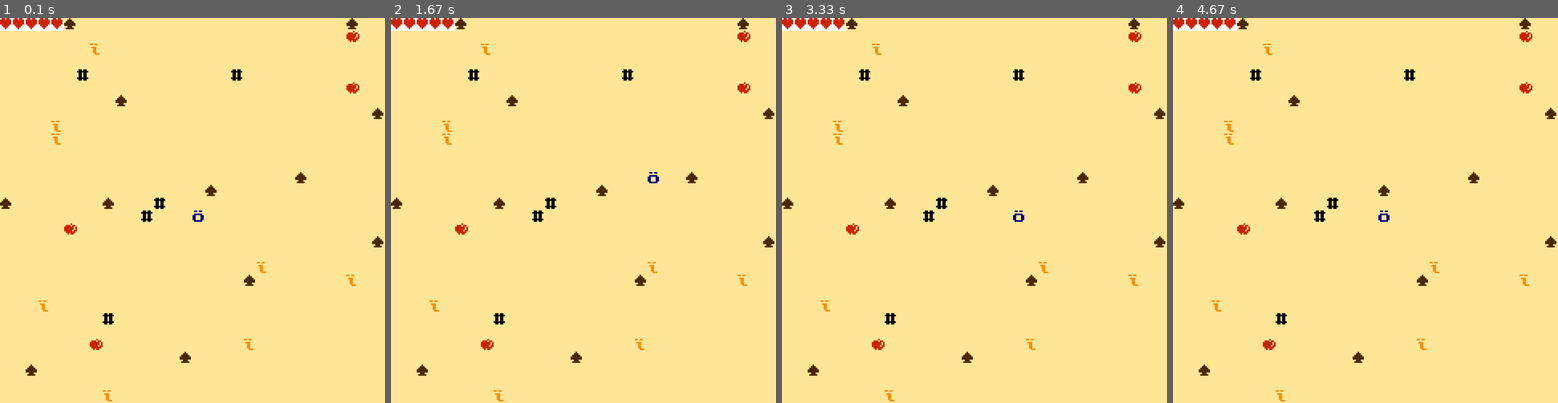
Above: before the commit, frames 1-4 (left to right).
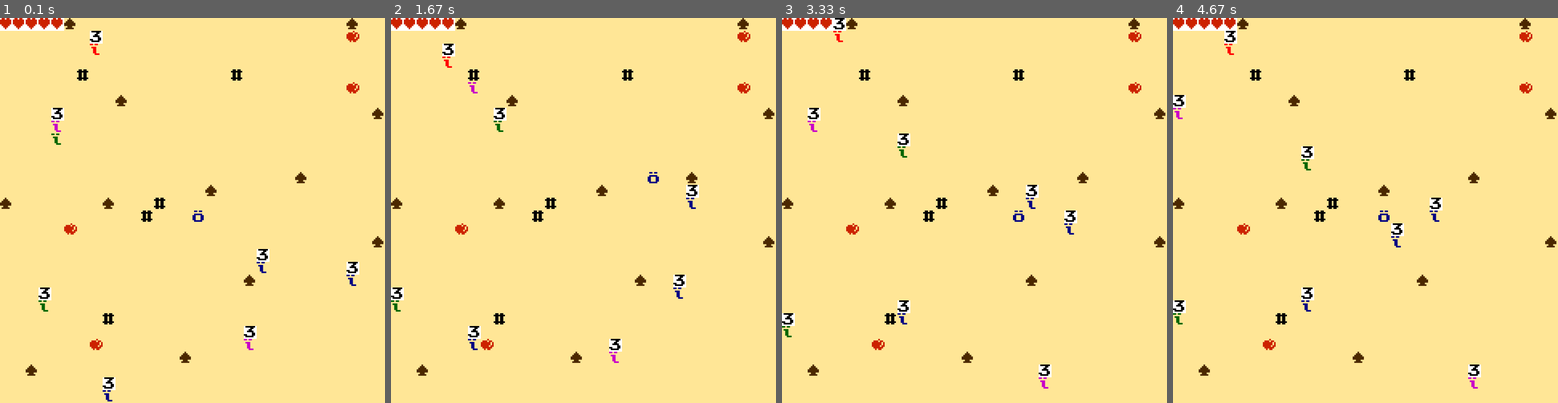
Above: after the commit, the same moments.

Repository: EuMiguelll/Projeto-Python-Individual-EuMiguel
Game: pygame game, started from codigo/jogo.py
The game is run twice, just before and just after one commit, with the same random seed, the same clock (stepped at 60 frames per second) and the same inputs.
Inputs:
- Up to frame 1 (0.1 s): no input
- Up to frame 2 (1.67 s): hold Right 0.33-0.8 s; hold Up 0.83-1.28 s; hold Right from 1.32 s (still down)
- Up to frame 3 (3.33 s): release Right at 1.8 s; hold Left 1.83-2.37 s; hold Down 2.4-2.92 s; tap I at 2.95 s
- Up to frame 4 (4.67 s): tap J at 3.62 s; hold Left from 4.25 s (still down)

The runs differ from the first frame. In frame 1, 1.0% of the frame differs, in the area x 10-94%, y 3-100%; in frame 2, 1.3%; in frame 3, 1.4%; in frame 4, 1.4%, in the area x 0-93%, y 3-100%.

Commit message:
monstros conseguem se mexer, agr da pra matar monstros, quando vc bate no monstro ou vc ataca ele e tira 1hp dele ou ele tem uma chance de 20% de te dar dano, o monstro tem 3hp. O monstro se mexe e nao sai do mapa nem vai em cima de objetos e posicoes ocupadas - Proficiente feito

Diff:
--- a/codigo/inicializacao.py
+++ b/codigo/inicializacao.py
@@ -1,4 +1,4 @@
-from random import randint
+from random import *
 
 from constantes import *  # Você pode usar as constantes definidas em constantes.py, se achar útil
                           # Por exemplo, usar a constante CORACAO é o mesmo que colocar a string '❤'
@@ -12,7 +12,7 @@
     # Além disso, a posição gerada deve ser adicionada à lista de posições ocupadas.
 
     #ocupa o espaco do coracao
-    for x in range (0,5):
+    for x in range(0,5):
         posicoes_ocupadas.append([x,0])
 
     #gera uma posicao desocupada
@@ -43,13 +43,28 @@
     """
     objetos = []
 
-    for i in range(quantidade):
-        posicao = gera_posicao_desocupada(posicoes_ocupadas, largura_mapa, altura_mapa)
-        objetos.append({
-            'tipo': tipo,
-            'posicao': posicao,
-            'cor': cor,
-        })
+    if tipo != MONSTRO:
+        for i in range(quantidade):
+            posicao = gera_posicao_desocupada(posicoes_ocupadas, largura_mapa, altura_mapa)
+            objetos.append({
+                'tipo': tipo,
+                'posicao': posicao,
+                'cor': cor,
+            })
+
+    cores = [[0, 0, 0], [0, 180, 0], [0, 100, 0], [0, 0, 130], [255, 0, 0], [200, 0, 200]]
+
+    if tipo == MONSTRO:
+        for i in range(quantidade):
+            posicao = gera_posicao_desocupada(posicoes_ocupadas, largura_mapa, altura_mapa)
+            objetos.append({
+                'tipo': tipo,
+                'posicao': posicao,
+                'cor': choice(cores),
+                'vida': 3,
+                'moveu_para': '',
+                'probabilidade_de_ataque': 0.2,
+            })
 
     return objetos
 
@@ -101,7 +116,7 @@
     objetos = []
     objetos += gera_objetos(5, CORACAO, VERMELHO, largura_mapa, altura_mapa, posicoes_ocupadas)
     objetos += gera_objetos(12, ESPINHO, VERDE_CLARO, largura_mapa, altura_mapa, posicoes_ocupadas)
-    objetos += gera_objetos(8, MONSTRO, MARROM_ESCURO, largura_mapa, altura_mapa, posicoes_ocupadas)
+    objetos += gera_objetos(8, MONSTRO, BRANCO, largura_mapa, altura_mapa, posicoes_ocupadas)
     objetos += gera_objetos(5, PAREDE, MARROM_ESCURO, largura_mapa, altura_mapa, posicoes_ocupadas)
 
     return {
@@ -112,4 +127,5 @@
         'objetos': objetos,
         'mapa': mapa,
         'mensagem': '',  # Use esta mensagem para mostrar mensagens ao jogador, como "Você perdeu uma vida" ou "Você ganhou uma vida"
+        'posicoes_ocupadas': posicoes_ocupadas
     }
--- a/codigo/tela_jogo.py
+++ b/codigo/tela_jogo.py
@@ -3,6 +3,8 @@
                           # diretamente no código
 import motor_grafico as motor  # Utilize as funções do arquivo motor_grafico.py para desenhar na tela
                                # Por exemplo: motor.preenche_fundo(janela, [0, 0, 0]) preenche o fundo de preto
+
+from random import *
 
 
 def desenha_tela(janela, estado, altura_tela, largura_tela):
@@ -33,7 +35,9 @@
         elif objeto["tipo"] == PAREDE:
             motor.desenha_string(janela, objeto["posicao"][0], objeto["posicao"][1], PAREDE,AMARELO_PRAIA, PRETO)
         elif objeto["tipo"] == MONSTRO:
-            motor.desenha_string(janela, objeto["posicao"][0], objeto["posicao"][1], MONSTRO, AMARELO_PRAIA, LARANJA)
+            motor.desenha_string(janela, objeto["posicao"][0], objeto["posicao"][1], MONSTRO, AMARELO_PRAIA, objeto["cor"])
+            qnt_vidas = objeto["vida"]
+            motor.desenha_string(janela, objeto["posicao"][0], objeto["posicao"][1]-1, f"{qnt_vidas}", BRANCO, PRETO)
 
     #desenha o personagem principal
     motor.desenha_string(janela, estado["pos_jogador"][0], estado["pos_jogador"][1], JOGADOR, AMARELO_PRAIA, AZUL)
@@ -54,9 +58,12 @@
     # Começamos apagando a mensagem anterior, pois ela já foi mostrada no frame anterior
     estado['mensagem'] = ''
 
+    posicoes_ocupadas2 = []
+
     # Escreva seu código para atualizar o dicionário "estado" com base na tecla apertada pelo jogador aqui
     #andar direita e esquerda
-    if tecla == motor.SETA_DIREITA and estado["pos_jogador"][0] < 29 :
+
+    if tecla == motor.SETA_DIREITA and estado["pos_jogador"][0] < 29:
         estado["pos_jogador"][0]+=1
         moveu = "direita"
     if tecla == motor.SETA_ESQUERDA and estado["pos_jogador"][0] > 0:
@@ -70,14 +77,66 @@
         estado["pos_jogador"][1]+=1
         moveu = "baixo"
 
+    #monstro escolhe localizacao aleatoriamente para se mover, sem sair do mapa
+    for objeto in estado["objetos"]:
+        if objeto["tipo"] == MONSTRO:
+            escolha_aleatória = randint(1,8)
+
+            if escolha_aleatória == 1:
+                if objeto["posicao"][0] > 0 and objeto["posicao"][1]  >0 and [objeto["posicao"][0]-1,objeto["posicao"][1]-1] not in posicoes_ocupadas2:
+                    objeto["posicao"][0] -=1
+                    objeto["posicao"][1] -=1
+                    objeto["moveu_para"] = "cima_esquerda"
+                    posicoes_ocupadas2.append([objeto["posicao"][0],objeto["posicao"][1]])
+            elif escolha_aleatória == 2:
+                if objeto["posicao"][1] > 0 and [objeto["posicao"][0],objeto["posicao"][1]-1] not in posicoes_ocupadas2:
+                    objeto["posicao"][1] -=1
+                    objeto["moveu_para"] = "cima"
+                    posicoes_ocupadas2.append([objeto["posicao"][0],objeto["posicao"][1]])
+            elif escolha_aleatória == 3:
+                if objeto["posicao"][0] < 29 and objeto["posicao"][1]  >0 and [objeto["posicao"][0]+1,objeto["posicao"][1]-1] not in posicoes_ocupadas2:
+                    objeto["posicao"][0] +=1
+                    objeto["posicao"][1] -=1
+                    objeto["moveu_para"] = "cima_direita"
+                    posicoes_ocupadas2.append([objeto["posicao"][0],objeto["posicao"][1]])
+            elif escolha_aleatória == 4:
+                if objeto["posicao"][0] < 29 and [objeto["posicao"][0]+1,objeto["posicao"][1]] not in posicoes_ocupadas2:
+                    objeto["posicao"][0] +=1
+                    objeto["moveu_para"] = "direita"
+                    posicoes_ocupadas2.append([objeto["posicao"][0],objeto["posicao"][1]])
+            elif escolha_aleatória == 5:
+                if objeto["posicao"][0] < 29 and objeto["posicao"][1] < 29 and [objeto["posicao"][0]+1,objeto["posicao"][1]+1] not in posicoes_ocupadas2:
+                    objeto["posicao"][0] +=1
+                    objeto["posicao"][1] +=1
+                    objeto["moveu_para"] = "baixo_direita"
+                    posicoes_ocupadas2.append([objeto["posicao"][0],objeto["posicao"][1]])
+            elif escolha_aleatória == 6:
+                if objeto["posicao"][1] < 29 and [objeto["posicao"][0],objeto["posicao"][1]+1] not in posicoes_ocupadas2:
+                    objeto["posicao"][1] +=1
+                    objeto["moveu_para"] = "baixo"
+                    posicoes_ocupadas2.append([objeto["posicao"][0],objeto["posicao"][1]])
+            elif escolha_aleatória == 7:
+                if objeto["posicao"][0] > 0 and objeto["posicao"][1] < 29 and [objeto["posicao"][0]-1,objeto["posicao"][1]+1] not in posicoes_ocupadas2:
+                    objeto["posicao"][0] -=1
+                    objeto["posicao"][1] +=1
+                    objeto["moveu_para"] = "baixo_esquerda"
+                    posicoes_ocupadas2.append([objeto["posicao"][0],objeto["posicao"][1]])
+            elif escolha_aleatória == 8:
+                if objeto["posicao"][0] > 0 and [objeto["posicao"][0]-1,objeto["posicao"][1]] not in posicoes_ocupadas2:
+                    objeto["posicao"][0] -=1
+                    objeto["moveu_para"] = "esquerda"
+                    posicoes_ocupadas2.append([objeto["posicao"][0],objeto["posicao"][1]])
+
 
     #checa se o jogador está tocando em um espinho ou coracao ou parede
 
     for objeto in estado["objetos"]:
+        #checa se o jogador está tocando em um espinho:
         if objeto["tipo"] == ESPINHO:
             if objeto["posicao"] == estado["pos_jogador"]:
                 estado["mensagem"] = "VOCE TOCOU NO ESPINHO!! -1HP"
                 estado["vidas"] -=1
+        #checa se o jogador está tocando em um coracao:
         elif objeto["tipo"] == CORACAO:
             if objeto["posicao"] == estado["pos_jogador"]:
                 if estado["vidas"] < estado["max_vidas"]:
@@ -86,6 +145,7 @@
                 else:
                     estado["mensagem"] = "FULL HP!!"
                 estado["objetos"].remove(objeto)
+        #checa se o jogador está tocando em uma parede:
         elif objeto["tipo"] == PAREDE:
             if objeto["posicao"] == estado["pos_jogador"]:
                 estado["mensagem"] = "VOCE NAO PODE PASSAR POR AQUI"
@@ -97,8 +157,70 @@
                     estado["pos_jogador"][1]+=1
                 elif moveu == "baixo":
                     estado["pos_jogador"][1]-=1
-
-
+        elif objeto["tipo"] == MONSTRO:
+            if objeto["posicao"] == estado["pos_jogador"]:
+                #volta a posicao do jogador
+                if moveu == "direita":
+                    estado["pos_jogador"][0]-=1
+                elif moveu == "esquerda":
+                    estado["pos_jogador"][0]+=1
+                elif moveu == "cima":
+                    estado["pos_jogador"][1]+=1
+                elif moveu == "baixo":
+                    estado["pos_jogador"][1]-=1
+
+                #checa quem ataca
+                if random() <= objeto["probabilidade_de_ataque"]:
+                    estado["mensagem"] = "O MONSTRO TE ATACOU!"
+                    estado["vidas"] -=1
+                else:
+                    objeto["vida"] -=1
+                    estado["mensagem"] = "VOCÊ ATACOU O MONSTRO!"
+
+                    if objeto["vida"] < 1:
+                        estado["mensagem"] = "VOCÊ MATOU O MONSTRO!"
+                        estado["pos_jogador"] = objeto["posicao"]
+                        estado["objetos"].remove(objeto)
+
+            elif objeto["posicao"] in estado["posicoes_ocupadas"]:
+                if objeto["moveu_para"] == "cima_esquerda":
+                    objeto["posicao"][0] +=1
+                    objeto["posicao"][1] +=1
+                elif objeto["moveu_para"] == "cima":
+                    objeto["posicao"][1] +=1
+                elif objeto["moveu_para"] == "cima_direita":
+                    objeto["posicao"][0] -=1
+                    objeto["posicao"][1] +=1
+                elif objeto["moveu_para"] == "direita":
+                    objeto["posicao"][0] -=1
+                elif objeto["moveu_para"] == "baixo_direita":
+                    objeto["posicao"][0] -=1
+                    objeto["posicao"][1] -=1
+                elif objeto["moveu_para"] == "baixo":
+                    objeto["posicao"][1] -=1
+                elif objeto["moveu_para"] == "baixo_esquerda":
+                    objeto["posicao"][0] +=1
+                    objeto["posicao"][1] -=1
+                elif objeto["moveu_para"] == "esquerda":
+                    objeto["posicao"][0] +=1
+
+
+
+
+
+    nao_andar_na_vida = [[0,0],[1,0],[2,0],[3,0],[4,0]]
+
+    #não deixa o jogador andar pro cima da vida
+    for item in nao_andar_na_vida:
+        if estado["pos_jogador"] in nao_andar_na_vida:
+            if moveu == "direita":
+                estado["pos_jogador"][0]-=1
+            elif moveu == "esquerda":
+                estado["pos_jogador"][0]+=1
+            elif moveu == "cima":
+                estado["pos_jogador"][1]+=1
+            elif moveu == "baixo":
+                estado["pos_jogador"][1]-=1
 
     #fecha o jogo se perder as vidas
     if estado["vidas"] == 0:
Not shown, changed: docs/funcionalidades-implementadas.md
